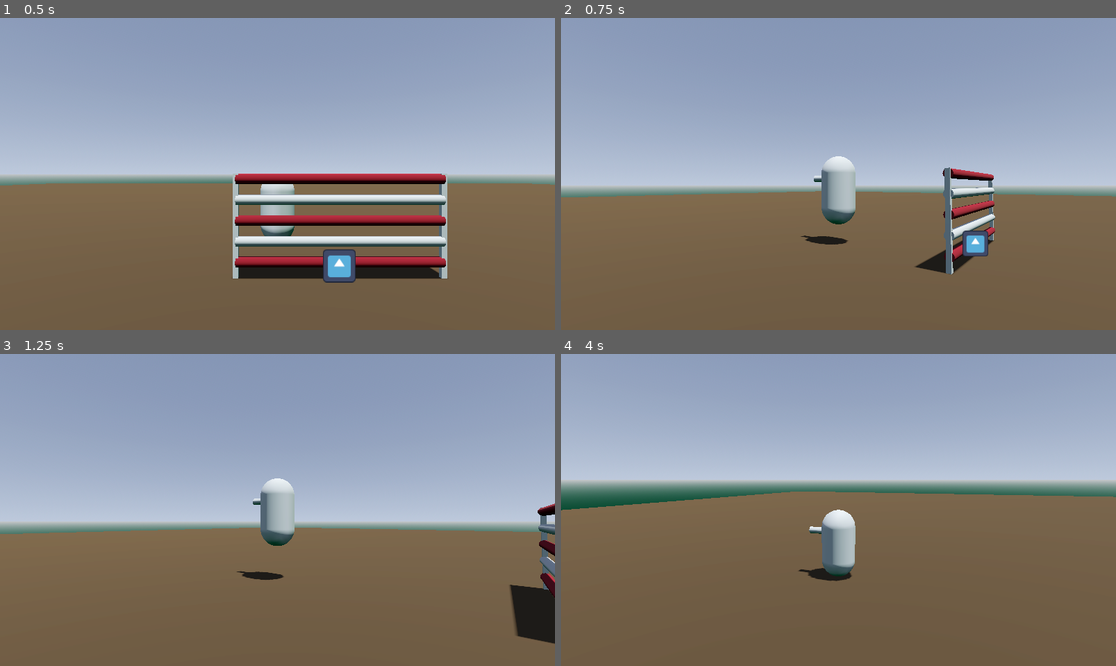
Above: before the commit, frames 1-4 (two rows, left to right).
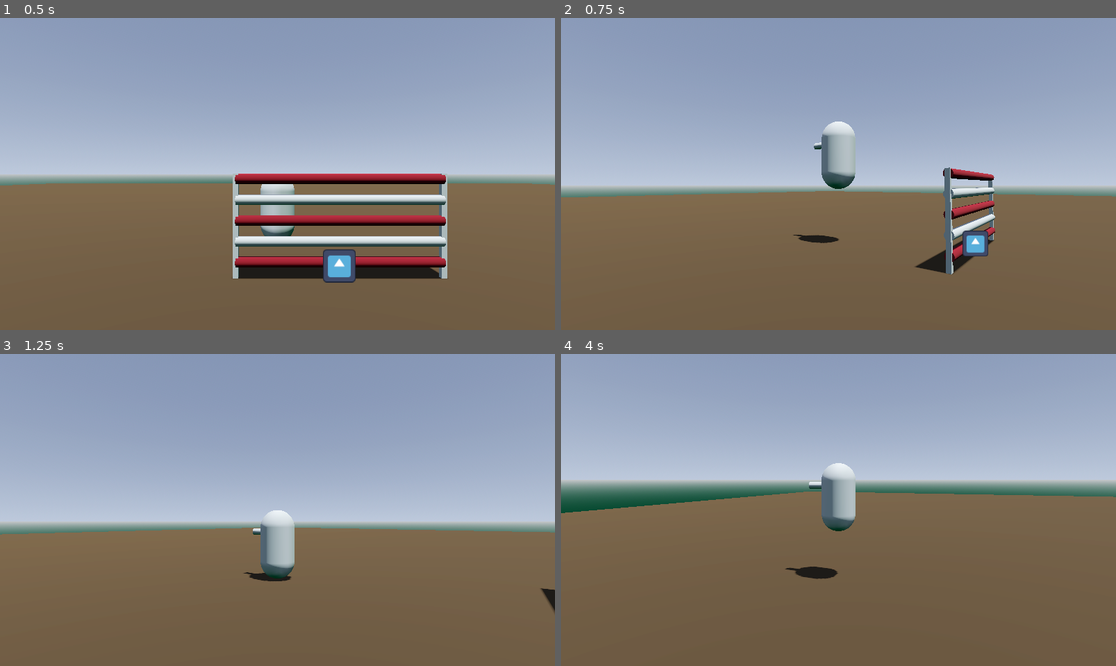
Above: after the commit, the same moments.

Repository: annasohva/PonyJump
Game: Godot game, scene res://game/main.tscn
Two runs of this game, one before a commit and one after it. Both use one fixed random seed, a clock stepped at 60 frames per second and the inputs below. The engine's default icon, where the game draws it, is replaced by a stand-in: a white triangle on a blue panel in a dark square.
Inputs (mouse positions are in pixels of both pictures, inside the frame that each line leads up to):
- Up to frame 1 (0.5 s): no input
- Up to frame 2 (0.75 s): tap Enter at 0.5 s; move the mouse to (866, 174) at 0.52 s; hold W (forward) from 0.53 s (still down); tap Space (jump) at 0.6 s
- Up to frame 3 (1.25 s): keep holding W (forward); tap Space (jump) at 0.77, 1.07 s
- Up to frame 4 (4 s): keep holding W (forward); move the mouse to (810, 510) at 1.27 s; tap Space (jump) at 1.35, 1.52, 1.82, 2.1, 2.85, 3.02, 3.32, 3.6, 3.77 s; move the mouse to (849, 503) at 2.02 s; move the mouse to (832, 516) at 2.77 s; move the mouse to (877, 513) at 3.52 s

Frame 1 is identical in both runs. In frame 2, 1.7% of the frame differs, in the area x 41-79%, y 33-81%; in frame 3, 3.4%, in the area x 0-100%, y 39-93%; in frame 4, 2.5%.

Commit message:
Jumping to a curve programmed

Diff:
--- a/actors/horse/horse.gd
+++ b/actors/horse/horse.gd
@@ -25,7 +25,9 @@
 var acceleration: float = .5
 
 var current_gait: Gaits = Gaits.Stop
+var jump_curve: Curve3D = Curve3D.new()
 
+var timer: float = 0
 
 func _ready() -> void:
 	Input.mouse_mode = Input.MOUSE_MODE_CAPTURED
@@ -64,25 +66,46 @@
 			gait_speed = 20
 
 
+func calculate_jump_curve():
+	jump_curve.clear_points()
+
+	var target_pos = global_position + -transform.basis.z.normalized() * 3
+	var jump_height_pos = global_position.lerp(target_pos, 0.5)
+	jump_height_pos.y += 2.5
+
+	jump_curve.add_point(global_position)
+	jump_curve.add_point(jump_height_pos, transform.basis.z.normalized(), -transform.basis.z.normalized())
+	jump_curve.add_point(target_pos)
+
+
 func _physics_process(delta: float) -> void:
+	# Handle jump.
+	if Input.is_action_just_pressed("jump") and is_on_floor():
+		calculate_jump_curve()
+
+	if (jump_curve.point_count != 0):
+		timer += delta * 2
+		global_position = jump_curve.sample_baked(timer * jump_curve.get_baked_length())
+
+		if (global_position - jump_curve.get_point_position(jump_curve.point_count-1)).length() < 0.1:
+			timer = 0
+			jump_curve.clear_points()
+
 	# Add the gravity.
-	if not is_on_floor():
+	if not is_on_floor() && jump_curve.point_count == 0:
 		velocity += get_gravity() * delta
 
-	# Handle jump.
-	if Input.is_action_just_pressed("jump") and is_on_floor():
-		velocity.y = JUMP_VELOCITY
+	#Handle movement
+	if jump_curve.point_count == 0:
+		var turn_dir := Input.get_axis("left", "right")
+		if turn_dir:
+			rotate_y(-deg_to_rad(turn_dir * TURNING_SPEED))
 
-	#Handle movement
-	var turn_dir := Input.get_axis("left", "right")
-	if turn_dir:
-		rotate_y(-deg_to_rad(turn_dir * TURNING_SPEED))
+		speed = move_toward(speed, gait_speed, acceleration)
 
-	speed = move_toward(speed, gait_speed, acceleration)
-
-	var direction := -transform.basis.z.normalized() * speed
-	velocity.x = direction.x
-	velocity.z = direction.z
+		var direction := -transform.basis.z.normalized() * speed
+		velocity.x = direction.x
+		velocity.z = direction.z
 
 	move_and_slide()
 
